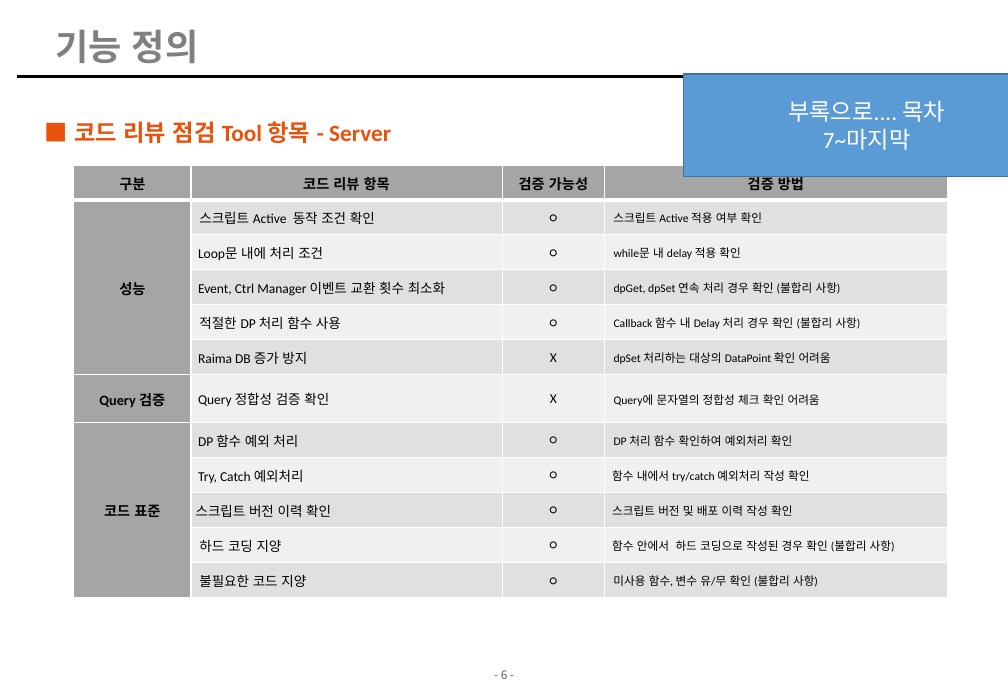
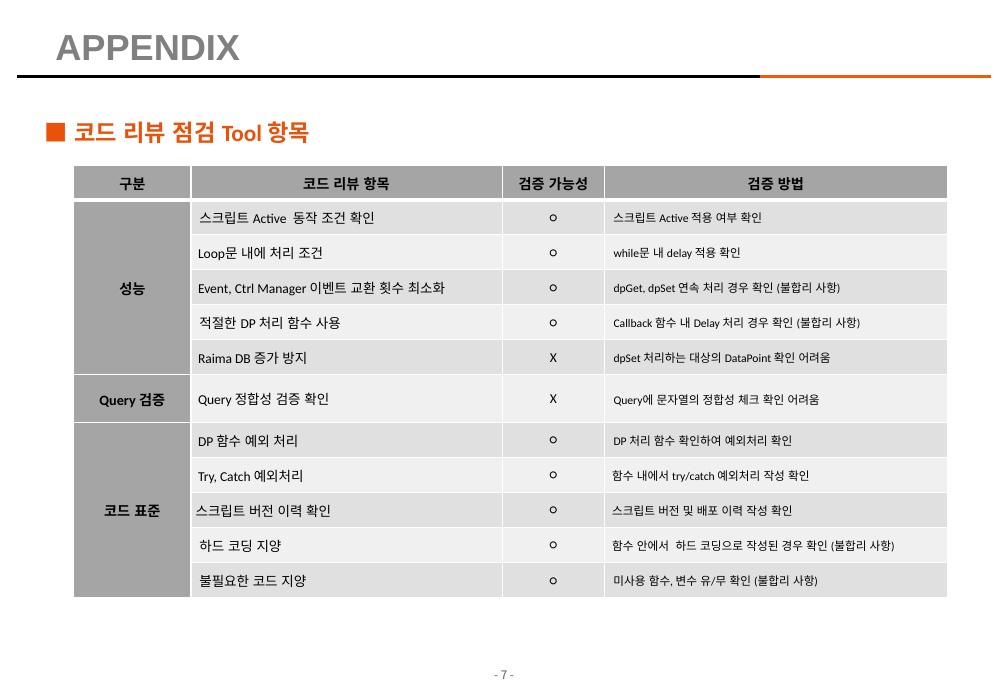
Before and after one commit to kimhopepa/PythonPjt, a slide deck: slide 7 of CodeReviewTool/doc/CodeReview_점검_Tool_매뉴얼.pptx (slide 6 before the commit). Drawn at 1008x698 pixels with LibreOffice and Linux fonts; fonts in the diff are those of the drawing; background and template pictures are left out. Boxes give left, top, right and bottom in pixels: in the first picture for what was removed or moved away, otherwise in the second. Text is boxed around its words. In the diff, an @@ line names an element or a change of style, - is before the commit and + after.

```diff
--- a/CodeReviewTool/doc/CodeReview_점검_Tool_매뉴얼.pptx
+++ b/CodeReviewTool/doc/CodeReview_점검_Tool_매뉴얼.pptx
@@ title at <box>55,35,240,60</box>: text changed @@
-기능 정의
+APPENDIX
@@ rectangle removed at <box>684,74,1008,177</box> @@
-부록으로.... 목차
-7~마지막
@@ text at <box>74,121,310,143</box>: text changed @@
-■ 코드 리뷰 점검 Tool 항목 - Server
+■ 코드 리뷰 점검 Tool 항목
@@ page number at <box>501,670,507,679</box>: text changed @@
-- 6 -
+- 7 -
```
Also in this commit, not shown: 12 other slides changed, 1 slide added, 1 other file.
